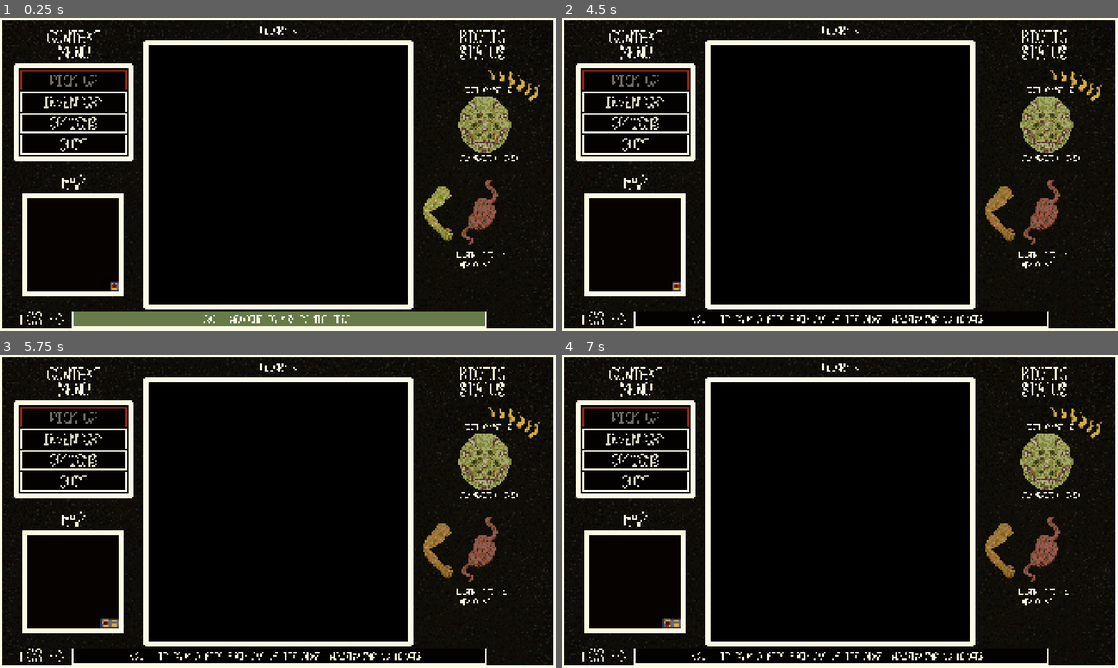
Above: before the commit, frames 1-4 (two rows, left to right).
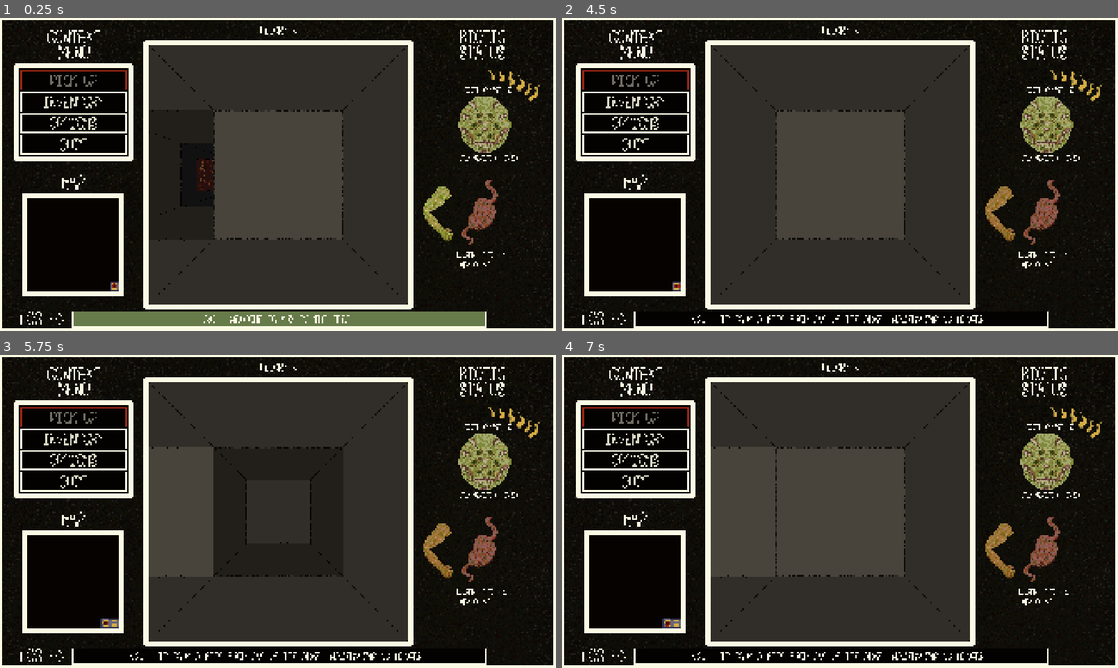
Above: after the commit, the same moments.

Repository: sym-z/arm-to-the-teeth
Game: Godot game, scene res://scenes/testing_level/testing_level.tscn
Two runs of this game, one before a commit and one after it. Both use one fixed random seed, a clock stepped at 60 frames per second and the inputs below. The project has no main scene, so this scene is started directly.
Inputs (mouse positions are in pixels of both pictures, inside the frame that each line leads up to):
- Up to frame 1 (0.25 s): no input
- Up to frame 2 (4.5 s): click "INVENTORY" at 0.5 s; click "EAT" at 1.25 s; click "BACK" at 2 s; click "OPTIONS" at 2.75 s; tap Enter at 3.5 s; move the mouse to (840, 318) at 3.52 s; hold D (turn_right) 3.53-4.25 s; hold Space (pick_up) 3.53-4.25 s; click (840, 318) at 3.67 s; click "BACK" at 4.25 s
- Up to frame 3 (5.75 s): tap Space (pick_up) at 5, 5.1 s; move the mouse to (166, 527) at 5.02 s; hold S (move_back) from 5.03 s (still down)
- Up to frame 4 (7 s): tap Enter at 5.75 s; move the mouse to (895, 442) at 5.77 s; release S (move_back) at 5.78 s; hold D (turn_right) 5.78-6.53 s; hold Space (pick_up) 5.78-6.53 s; move the mouse to (812, 574) at 6.52 s; hold W (move_forward) from 6.53 s (still down); tap Space (pick_up) at 6.6 s; click (812, 574) at 6.67 s

The runs differ from the first frame. In frame 1, 37% of the frame differs, in the area x 26-74%, y 8-92%; in frame 2, 38%; in frame 3, 38%; in frame 4, 38%.

Commit message:
attempting fix

Diff:
--- a/src/prefabs/ui/ui.tscn
+++ b/src/prefabs/ui/ui.tscn
@@ -1,10 +1,9 @@
-[gd_scene load_steps=94 format=3 uid="uid://ceq7clgkyer44"]
+[gd_scene load_steps=79 format=3 uid="uid://ceq7clgkyer44"]
 
 [ext_resource type="Script" uid="uid://cloum0k0ggqel" path="res://prefabs/ui/ui.gd" id="1_gxjsb"]
 [ext_resource type="Theme" uid="uid://c4hxwvlb3lk68" path="res://themes/context_menu/margin_container/context_menu_margin_container.tres" id="2_4ieor"]
 [ext_resource type="Texture2D" uid="uid://di01mum33xdma" path="res://assets/visual/ui/prototype_texture_0_full_border.png" id="2_hvfel"]
 [ext_resource type="Theme" uid="uid://c2mywnu4h8hvj" path="res://themes/context_menu/margin_container/Panel/context_menu_panel_theme.tres" id="3_htiv7"]
-[ext_resource type="Texture2D" uid="uid://b2fl05p4wewi7" path="res://assets/visual/ui/eye_transition_0.png" id="3_locxv"]
 [ext_resource type="Theme" uid="uid://bn3i6d6cugm34" path="res://themes/context_menu/margin_container/button/context_menu_disablable_button_theme.tres" id="5_cllw1"]
 [ext_resource type="Theme" uid="uid://b4r4mirjty34t" path="res://themes/inventory/inventory_margin_container_theme.tres" id="6_mbf2n"]
 [ext_resource type="Theme" uid="uid://divs5bmwsxsso" path="res://themes/temp_labels/temporary_labels.tres" id="7_1is0v"]
@@ -27,107 +26,9 @@
 [ext_resource type="FontFile" uid="uid://btusrtqjgu407" path="res://assets/visual/ui/ui_font_1.png" id="18_w51vb"]
 [ext_resource type="Script" uid="uid://ctaigrvqpe5na" path="res://themes/reactive_stylebox/reactive_pc.gd" id="19_xqkvd"]
 
-[sub_resource type="AtlasTexture" id="AtlasTexture_rod3w"]
-atlas = ExtResource("3_locxv")
-region = Rect2(0, 0, 1920, 1080)
-
-[sub_resource type="AtlasTexture" id="AtlasTexture_fodve"]
-atlas = ExtResource("3_locxv")
-region = Rect2(1920, 0, 1920, 1080)
-
-[sub_resource type="AtlasTexture" id="AtlasTexture_wcb55"]
-atlas = ExtResource("3_locxv")
-region = Rect2(3840, 0, 1920, 1080)
-
-[sub_resource type="AtlasTexture" id="AtlasTexture_bfx8m"]
-atlas = ExtResource("3_locxv")
-region = Rect2(5760, 0, 1920, 1080)
-
-[sub_resource type="AtlasTexture" id="AtlasTexture_0a1xg"]
-atlas = ExtResource("3_locxv")
-region = Rect2(7680, 0, 1920, 1080)
-
-[sub_resource type="AtlasTexture" id="AtlasTexture_07iut"]
-atlas = ExtResource("3_locxv")
-region = Rect2(9600, 0, 1920, 1080)
-
-[sub_resource type="AtlasTexture" id="AtlasTexture_a0gks"]
-atlas = ExtResource("3_locxv")
-region = Rect2(11520, 0, 1920, 1080)
-
-[sub_resource type="AtlasTexture" id="AtlasTexture_hg2lu"]
-atlas = ExtResource("3_locxv")
-region = Rect2(13440, 0, 1920, 1080)
-
-[sub_resource type="AtlasTexture" id="AtlasTexture_3dlba"]
-atlas = ExtResource("3_locxv")
-region = Rect2(15360, 0, 1920, 1080)
-
-[sub_resource type="AtlasTexture" id="AtlasTexture_jvrmo"]
-atlas = ExtResource("3_locxv")
-region = Rect2(17280, 0, 1920, 1080)
-
-[sub_resource type="AtlasTexture" id="AtlasTexture_bsq4w"]
-atlas = ExtResource("3_locxv")
-region = Rect2(19200, 0, 1920, 1080)
-
-[sub_resource type="AtlasTexture" id="AtlasTexture_hjeeh"]
-atlas = ExtResource("3_locxv")
-region = Rect2(21120, 0, 1920, 1080)
-
-[sub_resource type="AtlasTexture" id="AtlasTexture_ukgtl"]
-atlas = ExtResource("3_locxv")
-region = Rect2(23040, 0, 1920, 1080)
-
-[sub_resource type="AtlasTexture" id="AtlasTexture_6bp04"]
-atlas = ExtResource("3_locxv")
-region = Rect2(24960, 0, 1920, 1080)
-
 [sub_resource type="SpriteFrames" id="SpriteFrames_u5l0a"]
 animations = [{
-"frames": [{
-"duration": 1.0,
-"texture": SubResource("AtlasTexture_rod3w")
-}, {
-"duration": 1.0,
-"texture": SubResource("AtlasTexture_fodve")
-}, {
-"duration": 1.0,
-"texture": SubResource("AtlasTexture_wcb55")
-}, {
-"duration": 1.0,
-"texture": SubResource("AtlasTexture_bfx8m")
-}, {
-"duration": 1.0,
-"texture": SubResource("AtlasTexture_0a1xg")
-}, {
-"duration": 1.0,
-"texture": SubResource("AtlasTexture_07iut")
-}, {
-"duration": 1.0,
-"texture": SubResource("AtlasTexture_a0gks")
-}, {
-"duration": 1.0,
-"texture": SubResource("AtlasTexture_hg2lu")
-}, {
-"duration": 1.0,
-"texture": SubResource("AtlasTexture_3dlba")
-}, {
-"duration": 1.0,
-"texture": SubResource("AtlasTexture_jvrmo")
-}, {
-"duration": 1.0,
-"texture": SubResource("AtlasTexture_bsq4w")
-}, {
-"duration": 1.0,
-"texture": SubResource("AtlasTexture_hjeeh")
-}, {
-"duration": 1.0,
-"texture": SubResource("AtlasTexture_ukgtl")
-}, {
-"duration": 1.0,
-"texture": SubResource("AtlasTexture_6bp04")
-}],
+"frames": [],
 "loop": false,
 "name": &"default",
 "speed": 20.0
@@ -549,6 +450,7 @@
 root_ui = NodePath("..")
 
 [node name="Eye Transition" type="AnimatedSprite2D" parent="."]
+visible = false
 sprite_frames = SubResource("SpriteFrames_u5l0a")
 centered = false
 
Binary file removed: src/assets/visual/ui/eye_transition_0.png
Not shown, removed: src/assets/visual/ui/eye_transition_0.png.import
